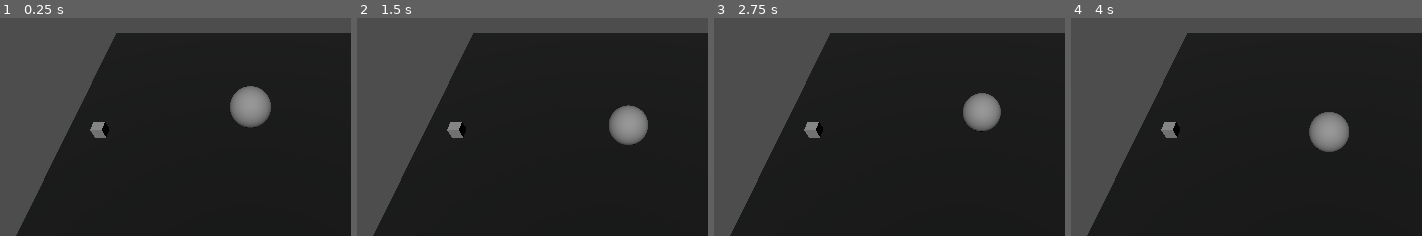
Above: before the commit, frames 1-4 (left to right).
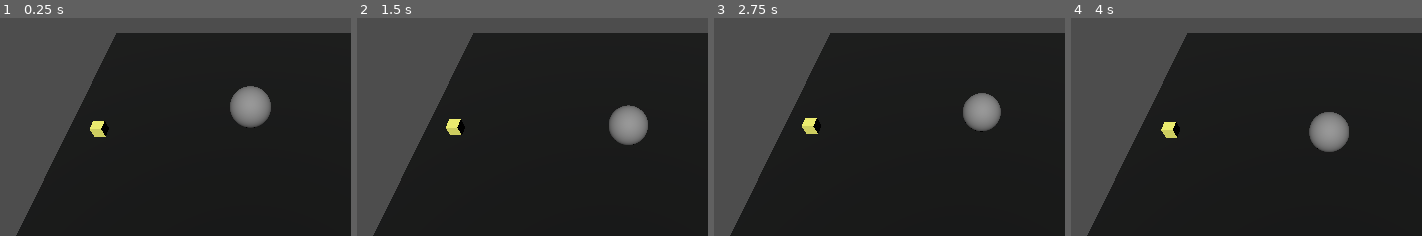
Above: after the commit, the same moments.

Repository: motionnblur/3d-prototype-godot
Game: Godot game, scene res://node_3d.tscn
The game is run twice, just before and just after one commit, with the same random seed, the same clock (stepped at 60 frames per second) and the same inputs. The project has no main scene, so this scene is started directly.
Inputs (mouse positions are % of the whole screen's width and height, from its top left):
- Up to frame 1 (0.25 s): no input
- Up to frame 2 (1.5 s): move the mouse to (82, 46) at 0.52 s; hold A (KEY_A) 0.53-1.28 s; move the mouse to (34, 57) at 1.27 s; tap D (KEY_D) at 1.35 s
- Up to frame 3 (2.75 s): move the mouse to (68, 29) at 2.02 s; hold S (KEY_S) from 2.03 s (still down)
- Up to frame 4 (4 s): move the mouse to (51, 72) at 2.77 s; release S (KEY_S) at 2.78 s; tap W (KEY_W) at 2.85 s; move the mouse to (91, 67) at 3.52 s; hold A (KEY_A) from 3.53 s (still down)
The pictures show only the part of the screen within x 21-71%, y 20-70%; the shares and areas given below are measured in that part.

The runs differ from the first frame. In frame 1, 0.3% of the frame differs, in the area x 25-32%, y 47-56%; in frame 2, 0.3%; in frame 3, 0.4%, in the area x 25-32%, y 45-56%; in frame 4, 0.2%.

Commit message:
Coin anim

Diff:
--- /dev/null
+++ b/coin.tscn
@@ -0,0 +1,105 @@
+[gd_scene load_steps=7 format=3 uid="uid://d11jf4p1rle2a"]
+
+[sub_resource type="BoxShape3D" id="BoxShape3D_wbg41"]
+
+[sub_resource type="BoxMesh" id="BoxMesh_6vt5u"]
+
+[sub_resource type="StandardMaterial3D" id="StandardMaterial3D_t1qkg"]
+albedo_color = Color(1, 1, 0.458824, 1)
+
+[sub_resource type="Animation" id="Animation_1fjg7"]
+resource_name = "coin_anim"
+length = 2.0
+loop_mode = 1
+tracks/0/type = "bezier"
+tracks/0/imported = false
+tracks/0/enabled = true
+tracks/0/path = NodePath("MeshInstance3D:position:x")
+tracks/0/interp = 1
+tracks/0/loop_wrap = true
+tracks/0/keys = {
+"handle_modes": PackedInt32Array(0, 0, 0),
+"points": PackedFloat32Array(0, -0.25, 0, 0.25, 0, 0, -0.25, 0, 0.25, 0, 0, -0.25, 0, 0.25, 0),
+"times": PackedFloat32Array(0, 1, 2)
+}
+tracks/1/type = "bezier"
+tracks/1/imported = false
+tracks/1/enabled = true
+tracks/1/path = NodePath("MeshInstance3D:position:y")
+tracks/1/interp = 1
+tracks/1/loop_wrap = true
+tracks/1/keys = {
+"handle_modes": PackedInt32Array(0, 0, 0),
+"points": PackedFloat32Array(0, -0.25, 0, 0.25, 0, 0.585372, -0.25, 0, 0.25, 0, 0, -0.25, 0, 0.25, 0),
+"times": PackedFloat32Array(0, 1, 2)
+}
+tracks/2/type = "bezier"
+tracks/2/imported = false
+tracks/2/enabled = true
+tracks/2/path = NodePath("MeshInstance3D:position:z")
+tracks/2/interp = 1
+tracks/2/loop_wrap = true
+tracks/2/keys = {
+"handle_modes": PackedInt32Array(0, 0, 0),
+"points": PackedFloat32Array(0, -0.25, 0, 0.25, 0, 0, -0.25, 0, 0.25, 0, 0, -0.25, 0, 0.25, 0),
+"times": PackedFloat32Array(0, 1, 2)
+}
+
+[sub_resource type="Animation" id="Animation_8fnjg"]
+length = 0.001
+tracks/0/type = "bezier"
+tracks/0/imported = false
+tracks/0/enabled = true
+tracks/0/path = NodePath("MeshInstance3D:position:x")
+tracks/0/interp = 1
+tracks/0/loop_wrap = true
+tracks/0/keys = {
+"handle_modes": PackedInt32Array(0),
+"points": PackedFloat32Array(0, -0.25, 0, 0.25, 0),
+"times": PackedFloat32Array(0)
+}
+tracks/1/type = "bezier"
+tracks/1/imported = false
+tracks/1/enabled = true
+tracks/1/path = NodePath("MeshInstance3D:position:y")
+tracks/1/interp = 1
+tracks/1/loop_wrap = true
+tracks/1/keys = {
+"handle_modes": PackedInt32Array(0),
+"points": PackedFloat32Array(0, -0.25, 0, 0.25, 0),
+"times": PackedFloat32Array(0)
+}
+tracks/2/type = "bezier"
+tracks/2/imported = false
+tracks/2/enabled = true
+tracks/2/path = NodePath("MeshInstance3D:position:z")
+tracks/2/interp = 1
+tracks/2/loop_wrap = true
+tracks/2/keys = {
+"handle_modes": PackedInt32Array(0),
+"points": PackedFloat32Array(0, -0.25, 0, 0.25, 0),
+"times": PackedFloat32Array(0)
+}
+
+[sub_resource type="AnimationLibrary" id="AnimationLibrary_8rffk"]
+_data = {
+"RESET": SubResource("Animation_8fnjg"),
+"coin_anim": SubResource("Animation_1fjg7")
+}
+
+[node name="Coin" type="Area3D"]
+transform = Transform3D(0.3, 0, 0, 0, 0.3, 0, 0, 0, 0.3, -3.98068, 0.229238, 0)
+
+[node name="CollisionShape3D" type="CollisionShape3D" parent="."]
+shape = SubResource("BoxShape3D_wbg41")
+
+[node name="MeshInstance3D" type="MeshInstance3D" parent="."]
+transform = Transform3D(1, 0, 0, 0, 1, 0, 0, 0, 1, 0, 0, 0)
+mesh = SubResource("BoxMesh_6vt5u")
+surface_material_override/0 = SubResource("StandardMaterial3D_t1qkg")
+
+[node name="AnimationPlayer" type="AnimationPlayer" parent="."]
+libraries = {
+"": SubResource("AnimationLibrary_8rffk")
+}
+autoplay = "coin_anim"
--- a/node_3d.tscn
+++ b/node_3d.tscn
@@ -1,6 +1,7 @@
-[gd_scene load_steps=11 format=3 uid="uid://bg4qm1eumyu0f"]
+[gd_scene load_steps=10 format=3 uid="uid://bg4qm1eumyu0f"]
 
 [ext_resource type="Script" path="res://sphere.gd" id="1_fxaeq"]
+[ext_resource type="PackedScene" uid="uid://d11jf4p1rle2a" path="res://coin.tscn" id="2_nhbi2"]
 
 [sub_resource type="SphereShape3D" id="SphereShape3D_ydlkx"]
 
@@ -15,10 +16,6 @@
 
 [sub_resource type="StandardMaterial3D" id="StandardMaterial3D_ccyms"]
 albedo_color = Color(0.00368827, 0.0238748, 0.0135652, 1)
-
-[sub_resource type="BoxShape3D" id="BoxShape3D_wbg41"]
-
-[sub_resource type="BoxMesh" id="BoxMesh_6vt5u"]
 
 [sub_resource type="StyleBoxFlat" id="StyleBoxFlat_fkye5"]
 bg_color = Color(0.955476, 0.519475, 0.396316, 1)
@@ -63,14 +60,7 @@
 [node name="DirectionalLight3D" type="DirectionalLight3D" parent="."]
 transform = Transform3D(1, -0.000536813, -5.83798e-05, 0.000358725, 0.579674, 0.814849, -0.0004036, -0.814849, 0.579674, 0, 3.26846, 0)
 
-[node name="Coin" type="Area3D" parent="."]
-transform = Transform3D(0.3, 0, 0, 0, 0.3, 0, 0, 0, 0.3, -3.98068, 0.229238, 0)
-
-[node name="CollisionShape3D" type="CollisionShape3D" parent="Coin"]
-shape = SubResource("BoxShape3D_wbg41")
-
-[node name="MeshInstance3D" type="MeshInstance3D" parent="Coin"]
-mesh = SubResource("BoxMesh_6vt5u")
+[node name="Coin" parent="." instance=ExtResource("2_nhbi2")]
 
 [node name="ProgressBar" type="ProgressBar" parent="."]
 unique_name_in_owner = true
